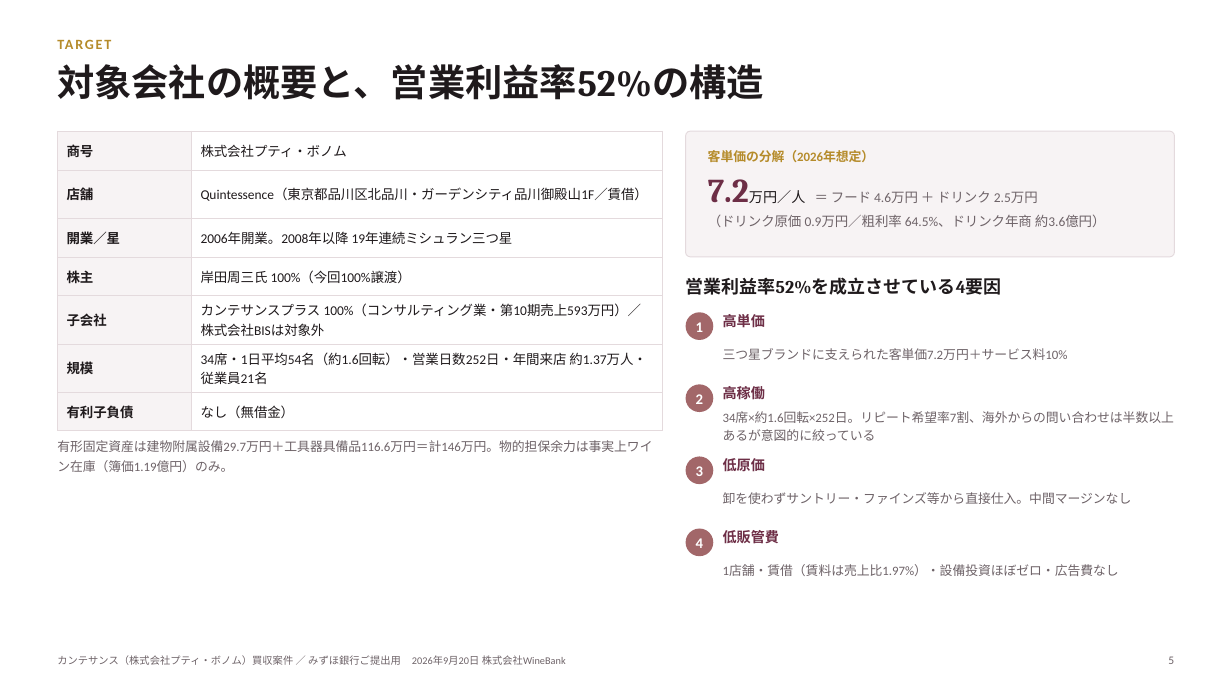
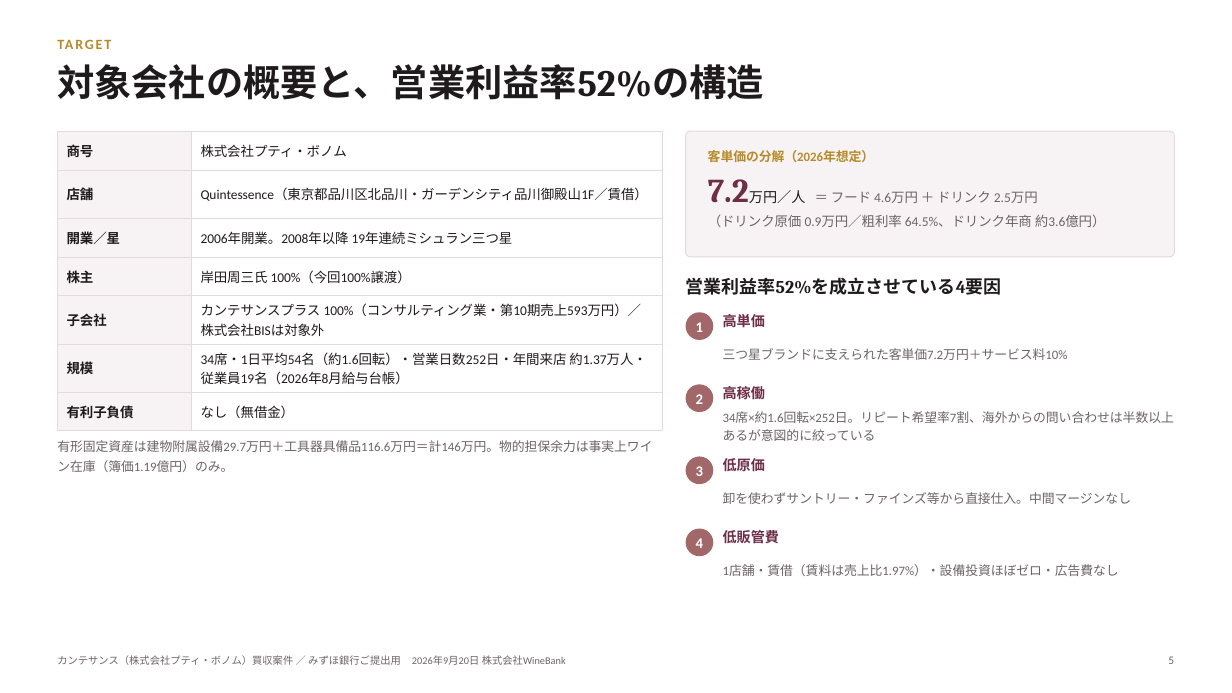
Before and after one commit to nakano-winebank/wine-auction, a slide deck: slide 5 of M&A/カンテサンス/カンテサンス_銀行ご提出用資料.pptx. Drawn at 1232x693 pixels with LibreOffice and Linux fonts; fonts in the diff are those of the drawing. Boxes give left, top, right and bottom in pixels: in the first picture for what was removed or moved away, otherwise in the second. Text is boxed around its words. In the diff, an @@ line names an element or a change of style, - is before the commit and + after.

```diff
--- a/M&A/カンテサンス/カンテサンス_銀行ご提出用資料.pptx
+++ b/M&A/カンテサンス/カンテサンス_銀行ご提出用資料.pptx
@@ table at box(57, 131, 663, 422) @@
-row 6, column 2: 34席・1日平均54名（約1.6回転）・営業日数252日・年間来店 約1.37万人・従業員21名
+row 6, column 2: 34席・1日平均54名（約1.6回転）・営業日数252日・年間来店 約1.37万人・従業員19名（2026年8月給与台帳）
```
Also in this commit, not shown: 23 other slides changed, 1 slide added, 5 other files.
